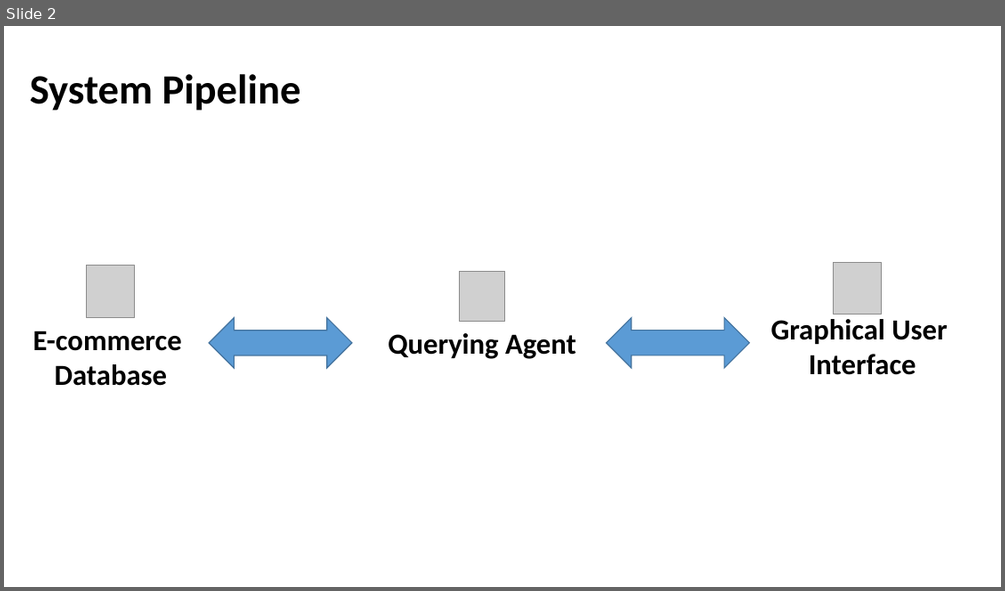
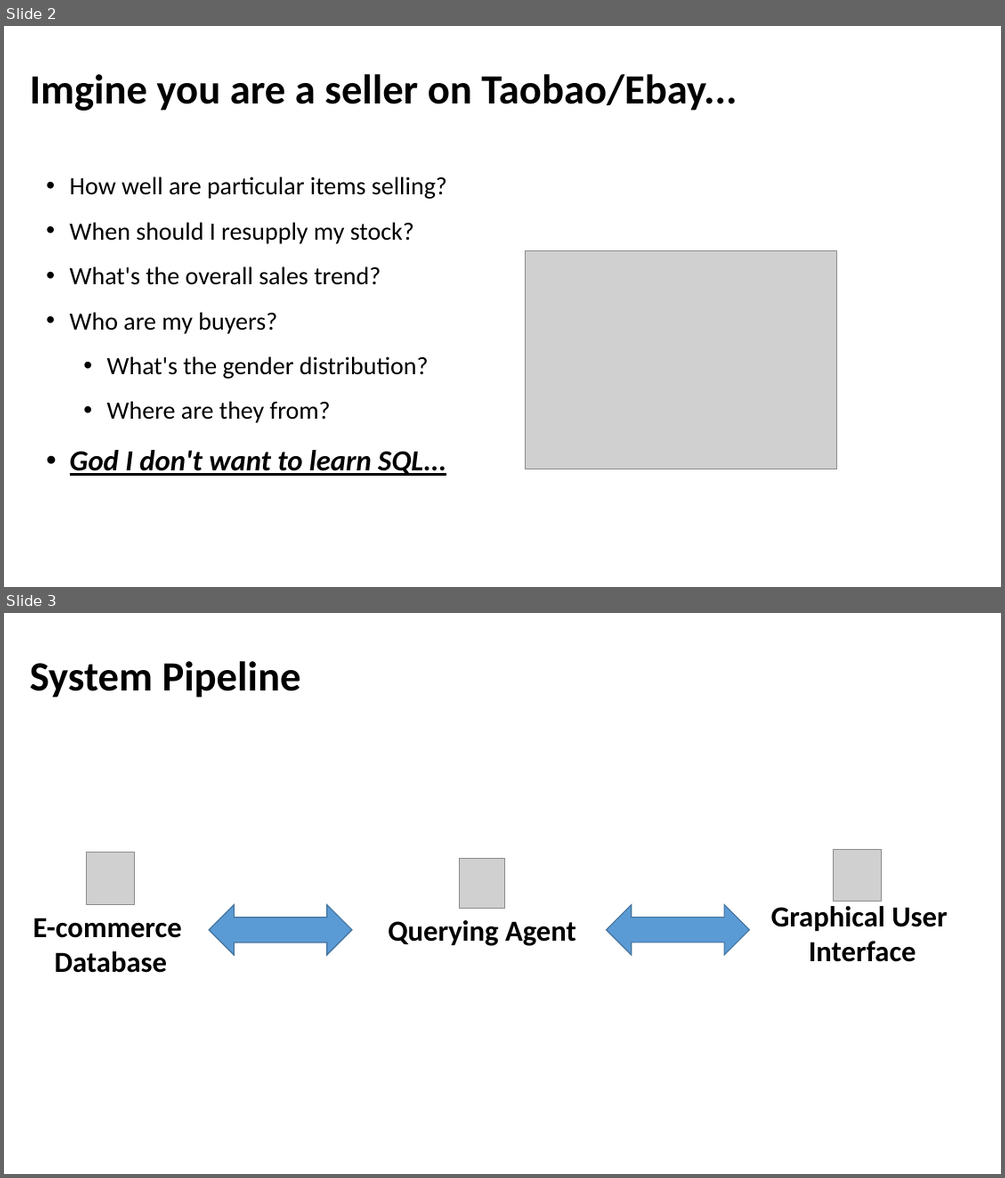
Before and after one commit to Depersonalizc/e-commerce-database, a slide deck: group_presentation.pptx. Shown one above the other, each under a label of ours: slide 2 before the commit, slides 2 and 3 after it. The pictures are 1005x591 and 1005x1178 pixels, drawn with LibreOffice and Linux fonts; fonts in the diff are those of the drawing; grey boxes stand for pictures. Boxes give left, top, right and bottom in pixels: in the first picture for what was removed or moved away, otherwise in the second. Text is boxed around its words. In the diff, an @@ line names an element or a change of style, - is before the commit and + after.

```diff
--- a/group_presentation.pptx
+++ b/group_presentation.pptx
@@ slide 2 added at (x1=4, y1=26, x2=1001, y2=587), background #FFFFFF @@
@@ text added at (x1=30, y1=74, x2=736, y2=111), 40 pt, text #000000, bold @@
+Imgine you are a seller on Taobao/Ebay...
@@ text added at (x1=70, y1=176, x2=447, y2=475), 24 pt, text #000000 @@
+• How well are particular items selling?
+• When should I resupply my stock?
+• What's the overall sales trend?
+• Who are my buyers?
+  • What's the gender distribution?
+  • Where are they from?
+• God I don't want to learn SQL...
@@ picture added at (x1=526, y1=251, x2=837, y2=469) @@
@@ what was slide 2 is now slide 3 @@
```
Also in this commit, not shown: 4 slides changed, 7 other slides added, 8 other files.
